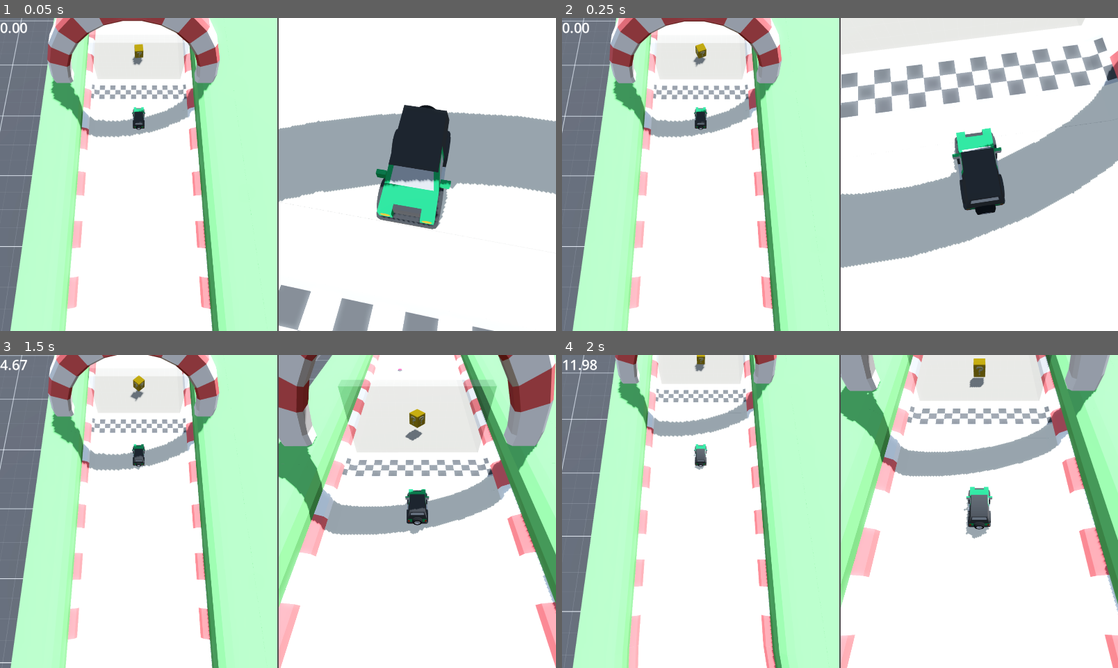
Above: before the commit, frames 1-4 (two rows, left to right).
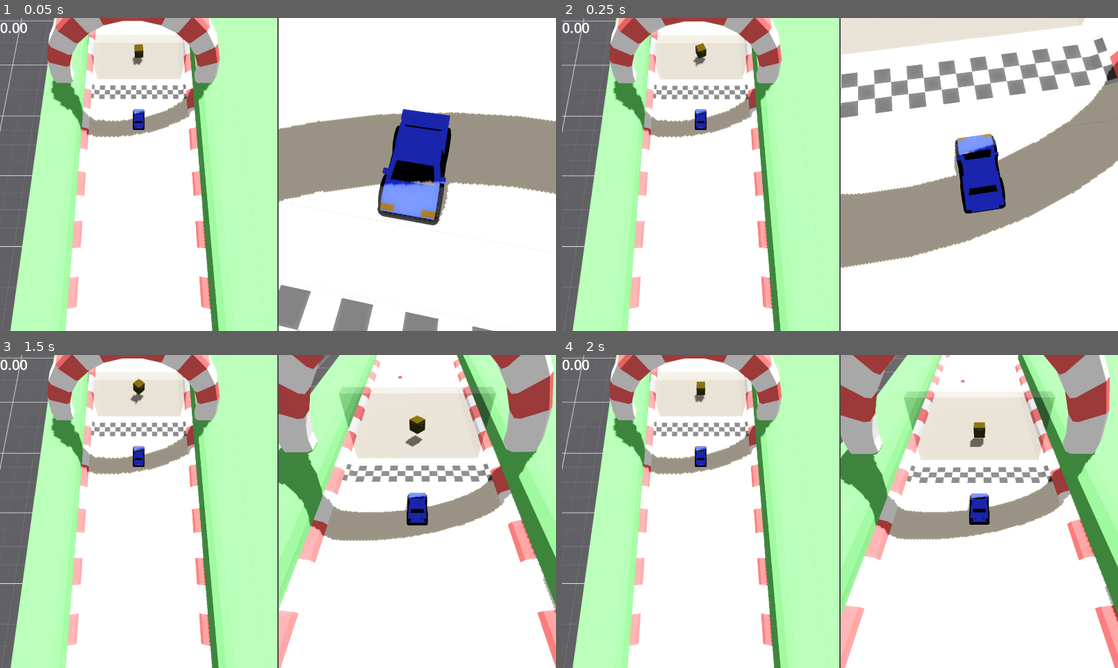
Above: after the commit, the same moments.

Repository: kidscancode/crazy_cars
Game: Godot game, scene res://test_scene.tscn
Two runs of this game, one before a commit and one after it. Both use one fixed random seed, a clock stepped at 60 frames per second and the inputs below.
Inputs:
- Up to frame 1 (0.05 s): no input
- Up to frame 2 (0.25 s): no input
- Up to frame 3 (1.5 s): hold D (steer_right) 0.53-1.28 s; hold S (brake) from 1.28 s (still down)
- Up to frame 4 (2 s): keep holding S (brake)

The runs differ from the first frame. In frame 1, 19% of the frame differs, in the area x 0-100%, y 0-100%; in frame 2, 21%; in frame 3, 22%; in frame 4, 34%.

Commit message:
update car spawning, controls

Diff:
--- a/assets/car_mats/green_paint.tres
+++ b/assets/car_mats/green_paint.tres
@@ -1,4 +1,4 @@
 [gd_resource type="StandardMaterial3D" format=3 uid="uid://do4ga3lkoncsr"]
 
 [resource]
-albedo_color = Color(0.141176, 1, 0.356863, 1)
+albedo_color = Color(0.0352941, 0.482353, 0.180392, 1)
--- a/assets/car_mats/red_paint.tres
+++ b/assets/car_mats/red_paint.tres
@@ -1,4 +1,4 @@
 [gd_resource type="StandardMaterial3D" format=3 uid="uid://bbkb6q73neoej"]
 
 [resource]
-albedo_color = Color(1, 0.298039, 0.305882, 1)
+albedo_color = Color(0.726562, 0.216544, 0.222243, 1)
--- a/car.tscn
+++ b/car.tscn
@@ -1,8 +1,7 @@
-[gd_scene load_steps=10 format=3 uid="uid://cvh0fwg53wpus"]
+[gd_scene load_steps=9 format=3 uid="uid://cvh0fwg53wpus"]
 
 [ext_resource type="Script" path="res://car_base.gd" id="1_cd5ts"]
 [ext_resource type="Texture2D" uid="uid://c1f70054pofjm" path="res://assets/texture_09.png" id="1_rqohb"]
-[ext_resource type="PackedScene" uid="uid://b7to78d8cuybh" path="res://assets/GLTF format/suv.glb" id="2_wv6cm"]
 [ext_resource type="PackedScene" uid="uid://bxbjbeqrtwefe" path="res://smoke.tscn" id="4_8iv1s"]
 [ext_resource type="PackedScene" uid="uid://cdm1o26gdxjcs" path="res://explosion.tscn" id="5_vekap"]
 
@@ -40,8 +39,6 @@
 
 [node name="CarMesh" type="Node3D" parent="."]
 
-[node name="suv" parent="CarMesh" instance=ExtResource("2_wv6cm")]
-
 [node name="GroundRay" type="RayCast3D" parent="CarMesh"]
 transform = Transform3D(1, 0, 0, 0, 1, 0, 0, 0, 1, 2.08165e-12, 0.5, 2.08165e-12)
 
@@ -52,5 +49,3 @@
 emitting = false
 
 [node name="Explosion" parent="." instance=ExtResource("5_vekap")]
-
-[editable path="CarMesh/suv"]
--- a/car_base.gd
+++ b/car_base.gd
@@ -1,13 +1,14 @@
 # body_mesh.set_surface_override_material() 0 (shell) 2 (body)
 extends RigidBody3D
 
-var sphere_offset = Vector3.DOWN
+@export var player_num = 0
 @export var acceleration = 35.0
 @export var steering = 19.0
 @export var turn_speed = 4.0
 @export var turn_stop_limit = 0.75
 @export var body_tilt = 35
 
+var sphere_offset = Vector3.DOWN
 var speed_input = 0
 var turn_input = 0
 var facing
@@ -17,16 +18,30 @@
 var held_powerup = null
 
 @onready var car_mesh = $CarMesh
-@onready var body = $CarMesh/suv/suv
-@onready var body_mesh = $CarMesh/suv/suv/body
+var body #= $CarMesh/suv/suv
+var body_mesh #= $CarMesh/suv/suv/body
 @onready var ground_ray = $CarMesh/GroundRay
 
-@onready var right_wheel = $CarMesh/suv/suv/wheel_frontRight
-@onready var left_wheel = $CarMesh/suv/suv/wheel_frontLeft
+var right_wheel #= $CarMesh/suv/suv/wheel_frontRight
+var left_wheel #= $CarMesh/suv/suv/wheel_frontLeft
 @onready var explosion = $Explosion
 
 func _ready():
 	car_mesh.top_level = true
+	setup(0)
+
+func setup(num):
+	#block_input = true
+	player_num = num
+	var model = load("res://assets/GLTF format/%s.glb" % Globals.car_models[Globals.player_options[player_num]["model"]]).instantiate()
+	car_mesh.add_child(model)
+	body = model.get_child(0)
+	body_mesh = body.get_node("body")
+	left_wheel = body.get_node("wheel_frontLeft")
+	right_wheel = body.get_node("wheel_frontRight")
+	body_mesh.set_surface_override_material(2, Globals.car_colors[Globals.player_options[player_num]["color"]])
+	if Globals.player_options[player_num]["model"] == 2:
+		body_mesh.get_child(0).set_surface_override_material(1, Globals.car_colors[Globals.player_options[player_num]["color"]])
 
 func _physics_process(delta):
 	facing = linear_velocity.normalized().dot(-car_mesh.global_transform.basis.z)
@@ -46,13 +61,23 @@
 		state.linear_velocity = Vector3.ZERO
 		teleport_position = null
 
+func _input(event):
+	if block_input:
+		return
+	if event is InputEventJoypadButton and event.device == player_num and event.pressed:
+		#print(event.as_text())
+		if event.button_index == 7:
+			print("use item")
+
 func get_input():
-	#if block_input:
-		#speed_input = 0
-		#turn_input = 0
-		#return
-	speed_input = Input.get_axis("brake", "accelerate") * acceleration
-	turn_input = Input.get_axis("steer_right", "steer_left") * deg_to_rad(steering)
+	if block_input:
+		speed_input = 0
+		turn_input = 0
+		return
+	var button_status = int(Input.is_joy_button_pressed(player_num, JOY_BUTTON_A)) - int(Input.is_joy_button_pressed(player_num, JOY_BUTTON_B))
+	speed_input = button_status * acceleration
+	turn_input = -Input.get_joy_axis(player_num, JOY_AXIS_LEFT_X) * deg_to_rad(steering)
+	#turn_input = Input.get_axis("steer_right", "steer_left") * deg_to_rad(steering)
 
 func _process(delta):
 	if not ground_ray.is_colliding():
@@ -85,6 +110,7 @@
 	freeze = true
 	car_mesh.hide()
 	explosion.activate()
+	Input.start_joy_vibration(player_num, 1.0, 1.0, 0.5)
 	#block_input = true
 	await get_tree().create_timer(2.0).timeout
 	teleport_position = last_checkpoint
--- a/car_loading_scene.gd
+++ b/car_loading_scene.gd
@@ -14,12 +14,15 @@
 	model.get_child(current_car).hide()
 	model.get_child(num).show()
 	current_car = num
+	set_car_material()
+
+func set_color(num):
+	current_color = wrapi(num, 0, Globals.car_colors.size())
+	set_car_material()
+
+func set_car_material():
 	var body = model.get_child(current_car).get_child(0).get_child(0)
 	#body.set_surface_override_material(0, Globals.car_colors[num])
 	body.set_surface_override_material(2, Globals.car_colors[current_color])
-
-func set_color(num):
-	current_color = wrapi(num, 0, Globals.car_colors.size())
-	var body = model.get_child(current_car).get_child(0).get_child(0)
-	#body.set_surface_override_material(0, Globals.car_colors[num])
-	body.set_surface_override_material(2, Globals.car_colors[current_color])
+	if current_car == 2:
+		body.get_child(0).set_surface_override_material(1, Globals.car_colors[current_color])
--- a/car_loading_scene.tscn
+++ b/car_loading_scene.tscn
@@ -6,11 +6,13 @@
 [ext_resource type="PackedScene" uid="uid://by5e3l4per3bn" path="res://assets/GLTF format/sedan.glb" id="5_d3rdi"]
 [ext_resource type="PackedScene" uid="uid://bea4vpeoqhoi8" path="res://assets/GLTF format/sedanSports.glb" id="6_f4tt1"]
 [ext_resource type="PackedScene" uid="uid://ca1cyjt5p3br2" path="res://assets/GLTF format/taxi.glb" id="8_matm1"]
+[ext_resource type="Texture2D" uid="uid://pxpipolidxt6" path="res://icon.svg" id="9_bgxeq"]
 [ext_resource type="PackedScene" uid="uid://dry87p8ss5wf3" path="res://assets/GLTF format/truck.glb" id="9_sfr3l"]
 [ext_resource type="PackedScene" uid="uid://4mt43upmt1ul" path="res://assets/GLTF format/van.glb" id="10_e6w3w"]
 
 [sub_resource type="Environment" id="Environment_yhy0a"]
 background_mode = 3
+background_canvas_max_layer = -1
 ambient_light_source = 3
 ambient_light_color = Color(0.996078, 0.996078, 0.996078, 1)
 tonemap_mode = 2
@@ -33,7 +35,7 @@
 
 [sub_resource type="Animation" id="Animation_fxpou"]
 resource_name = "spin"
-length = 4.0
+length = 6.0
 loop_mode = 1
 tracks/0/type = "value"
 tracks/0/imported = false
@@ -42,7 +44,7 @@
 tracks/0/interp = 1
 tracks/0/loop_wrap = true
 tracks/0/keys = {
-"times": PackedFloat32Array(0, 4),
+"times": PackedFloat32Array(0, 6),
 "transitions": PackedFloat32Array(1, 1),
 "update": 0,
 "values": [Vector3(0, 0, 0), Vector3(3.48787e-16, 6.28319, 3.48787e-16)]
@@ -66,6 +68,7 @@
 [node name="Model" type="Node3D" parent="."]
 
 [node name="hatchbackSports" parent="Model" instance=ExtResource("3_cmg8w")]
+visible = false
 
 [node name="sedan" parent="Model" instance=ExtResource("5_d3rdi")]
 visible = false
@@ -95,3 +98,16 @@
 "": SubResource("AnimationLibrary_apmn8")
 }
 autoplay = "spin"
+
+[node name="CanvasLayer" type="CanvasLayer" parent="."]
+layer = -1
+
+[node name="TextureRect" type="TextureRect" parent="CanvasLayer"]
+visible = false
+anchors_preset = 15
+anchor_right = 1.0
+anchor_bottom = 1.0
+grow_horizontal = 2
+grow_vertical = 2
+texture = ExtResource("9_bgxeq")
+stretch_mode = 1
--- a/car_loading_view.gd
+++ b/car_loading_view.gd
@@ -27,6 +27,8 @@
 		if event.button_index == JOY_BUTTON_A and not locked:
 			locked = true
 			$Label.text = "Ready!"
+			Globals.player_options[player_num]["model"] = car_scene.current_car
+			Globals.player_options[player_num]["color"] = car_scene.current_color
 		if event.button_index == JOY_BUTTON_B and locked:
 			locked = false
 			$Label.text = "      "
--- a/globals.gd
+++ b/globals.gd
@@ -11,18 +11,18 @@
 ]
 
 var car_models = [
-	preload("res://assets/GLTF format/hatchbackSports.glb"),
-	preload("res://assets/GLTF format/sedan.glb"),
-	preload("res://assets/GLTF format/sedanSports.glb"),
-	preload("res://assets/GLTF format/suv.glb"),
-	preload("res://assets/GLTF format/taxi.glb"),
-	preload("res://assets/GLTF format/truck.glb"),
-	preload("res://assets/GLTF format/van.glb"),
+	"hatchbackSports",
+	"sedan",
+	"sedanSports",
+	"suv",
+	"taxi",
+	"truck",
+	"van",
 ]
 
 var player_options = [
 	{
-		"model": 0,
+		"model": 2,
 		"color": 1
 	},
 	{
@@ -40,8 +40,9 @@
 ]
 
 func _ready():
+	print(Input.get_connected_joypads())
 	Input.joy_connection_changed.connect(joy_connect)
 
 func joy_connect(device_num, connected):
 	if connected:
-		print(device_num)
+		print("connected: " + str(device_num))
--- a/laser/select_screen.tscn
+++ b/laser/select_screen.tscn
@@ -1,12 +1,15 @@
-[gd_scene load_steps=8 format=3 uid="uid://cwwyka0pumwgm"]
+[gd_scene load_steps=10 format=3 uid="uid://cwwyka0pumwgm"]
 
 [ext_resource type="Script" path="res://laser/select_screen.gd" id="1_c8w1t"]
 [ext_resource type="PackedScene" uid="uid://brpbq77cc1eq" path="res://car_loading_view.tscn" id="1_kb8wc"]
 [ext_resource type="Texture2D" uid="uid://c05hqxq7r8fxr" path="res://assets/icons/xbox_stick_l_horizontal.png" id="3_476tj"]
 [ext_resource type="FontFile" uid="uid://b8ajumpdawi75" path="res://assets/icons/MuseoModerno-Medium.ttf" id="4_o8v6w"]
 [ext_resource type="Texture2D" uid="uid://boms2tig8mw4q" path="res://assets/icons/xbox_stick_l_vertical.png" id="5_mhp2h"]
+[ext_resource type="Texture2D" uid="uid://mxo76osnoal0" path="res://assets/icons/xbox_button_a.png" id="6_n3lm5"]
+[ext_resource type="Texture2D" uid="uid://dnqg8lnodot6n" path="res://assets/icons/xbox_button_b.png" id="7_j2gsp"]
 
 [sub_resource type="LabelSettings" id="LabelSettings_163dh"]
+font = ExtResource("4_o8v6w")
 font_size = 100
 
 [sub_resource type="LabelSettings" id="LabelSettings_473e3"]
@@ -30,6 +33,7 @@
 text = "Choose Your Car"
 label_settings = SubResource("LabelSettings_163dh")
 horizontal_alignment = 1
+vertical_alignment = 1
 
 [node name="HBoxContainer" type="HBoxContainer" parent="VBoxContainer"]
 layout_mode = 2
@@ -80,3 +84,31 @@
 layout_mode = 2
 text = "color"
 label_settings = SubResource("LabelSettings_473e3")
+
+[node name="VSeparator3" type="VSeparator" parent="VBoxContainer/HBoxContainer2"]
+layout_mode = 2
+
+[node name="TextureRect3" type="TextureRect" parent="VBoxContainer/HBoxContainer2"]
+layout_mode = 2
+size_flags_vertical = 4
+texture = ExtResource("6_n3lm5")
+stretch_mode = 2
+
+[node name="Label3" type="Label" parent="VBoxContainer/HBoxContainer2"]
+layout_mode = 2
+text = "select"
+label_settings = SubResource("LabelSettings_473e3")
+
+[node name="VSeparator2" type="VSeparator" parent="VBoxContainer/HBoxContainer2"]
+layout_mode = 2
+
+[node name="TextureRect4" type="TextureRect" parent="VBoxContainer/HBoxContainer2"]
+layout_mode = 2
+size_flags_vertical = 4
+texture = ExtResource("7_j2gsp")
+stretch_mode = 2
+
+[node name="Label4" type="Label" parent="VBoxContainer/HBoxContainer2"]
+layout_mode = 2
+text = "cancel"
+label_settings = SubResource("LabelSettings_473e3")
--- a/mine.gd
+++ b/mine.gd
@@ -1,7 +1,7 @@
 extends Area3D
 
 func _ready():
-	get_tree().create_timer(0.5).timeout
+	await get_tree().create_timer(0.5).timeout
 	monitoring = true
 
 func _on_body_entered(body):
--- a/test_scene.gd
+++ b/test_scene.gd
@@ -1,6 +1,16 @@
 extends Node3D
 
+func _ready():
+	spawn_cars()
 
+func spawn_cars():
+	pass
+	# for each player (number of controllers):
+		# instantiate car - car.setup(player_num)
+		# instantiate subviewport container w/camera, link to car
+		# position car at start
+		# disable input
+		# start countdown
 
 func _process(delta):
 	#var hvel = $Car.linear_velocity
--- a/test_scene.tscn
+++ b/test_scene.tscn
@@ -17,16 +17,12 @@
 [ext_resource type="PackedScene" uid="uid://cykr4fd0joeh2" path="res://swiper.tscn" id="15_e0jc3"]
 [ext_resource type="PackedScene" uid="uid://b4pbuku5qcm7t" path="res://pickup.tscn" id="16_fw37q"]
 
-[sub_resource type="ProceduralSkyMaterial" id="ProceduralSkyMaterial_74a4f"]
-sky_horizon_color = Color(0.64625, 0.65575, 0.67075, 1)
-ground_horizon_color = Color(0.64625, 0.65575, 0.67075, 1)
-
-[sub_resource type="Sky" id="Sky_pcewp"]
-sky_material = SubResource("ProceduralSkyMaterial_74a4f")
-
 [sub_resource type="Environment" id="Environment_pk4ow"]
-background_mode = 2
-sky = SubResource("Sky_pcewp")
+background_energy_multiplier = 0.5
+sky_rotation = Vector3(3.48787e-16, 3.48787e-16, -0.902335)
+ambient_light_source = 2
+ambient_light_color = Color(1, 1, 1, 1)
+ambient_light_energy = 0.25
 tonemap_mode = 2
 glow_enabled = true
 
@@ -146,6 +142,16 @@
 [node name="Boost" parent="track1" instance=ExtResource("8_du77t")]
 transform = Transform3D(1, 0, -1.5246e-23, -1.5246e-23, -4.37114e-08, -1, 0, 1, -4.37114e-08, 45.0974, 15.11, -49.6044)
 
+[node name="SpawnPoints" type="Node3D" parent="track1"]
+
+[node name="Player0" type="Marker3D" parent="track1/SpawnPoints"]
+
+[node name="Player1" type="Marker3D" parent="track1/SpawnPoints"]
+
+[node name="Player2" type="Marker3D" parent="track1/SpawnPoints"]
+
+[node name="Player3" type="Marker3D" parent="track1/SpawnPoints"]
+
 [node name="HBoxContainer" type="HBoxContainer" parent="."]
 anchors_preset = 15
 anchor_right = 1.0
@@ -195,4 +201,3 @@
 target = NodePath("../../../../Car/CarMesh")
 
 [editable path="Car"]
-[editable path="Car/CarMesh/suv"]
Not shown, removed: assets/Ggenebrush_HDRI1.png.import
Binary file added: assets/icons/xbox_button_a.png
Not shown, added: assets/icons/xbox_button_a.png.import
Binary file added: assets/icons/xbox_button_b.png
Not shown, added: assets/icons/xbox_button_b.png.import
Binary file added: assets/kloofendal_48d_partly_cloudy_puresky_1k.hdr
Not shown, added: assets/kloofendal_48d_partly_cloudy_puresky_1k.hdr.import
Not shown: 1 places in car_loading_scene.tscn that only renumber resources
Not shown: 1 places in test_scene.tscn that only renumber resources
Not shown, changed: assets/Ggenebrush_HDRI1.png
